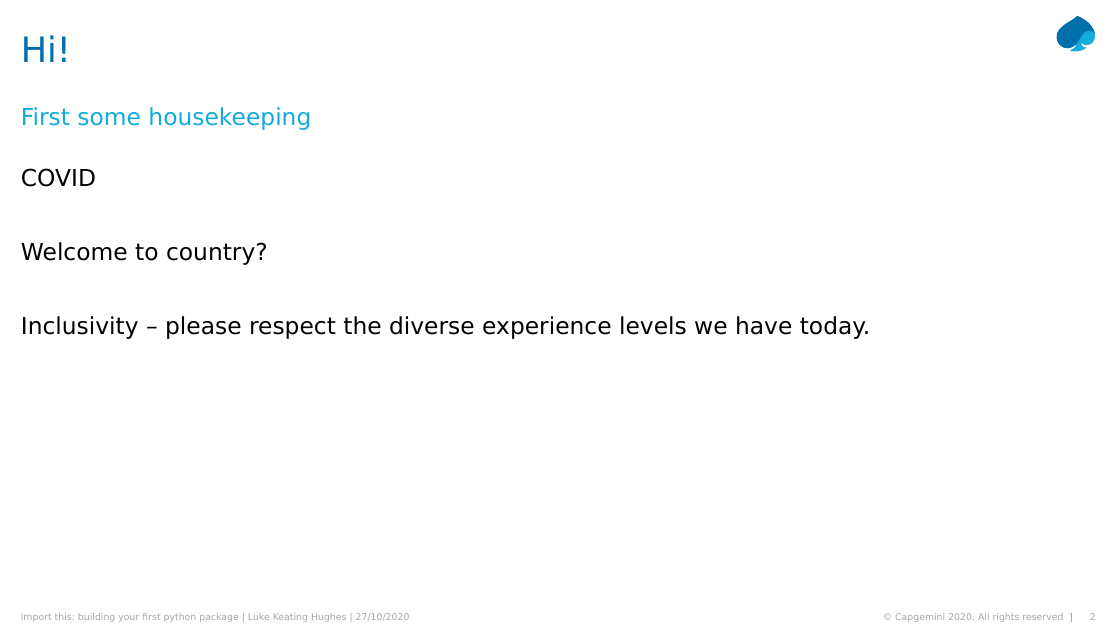
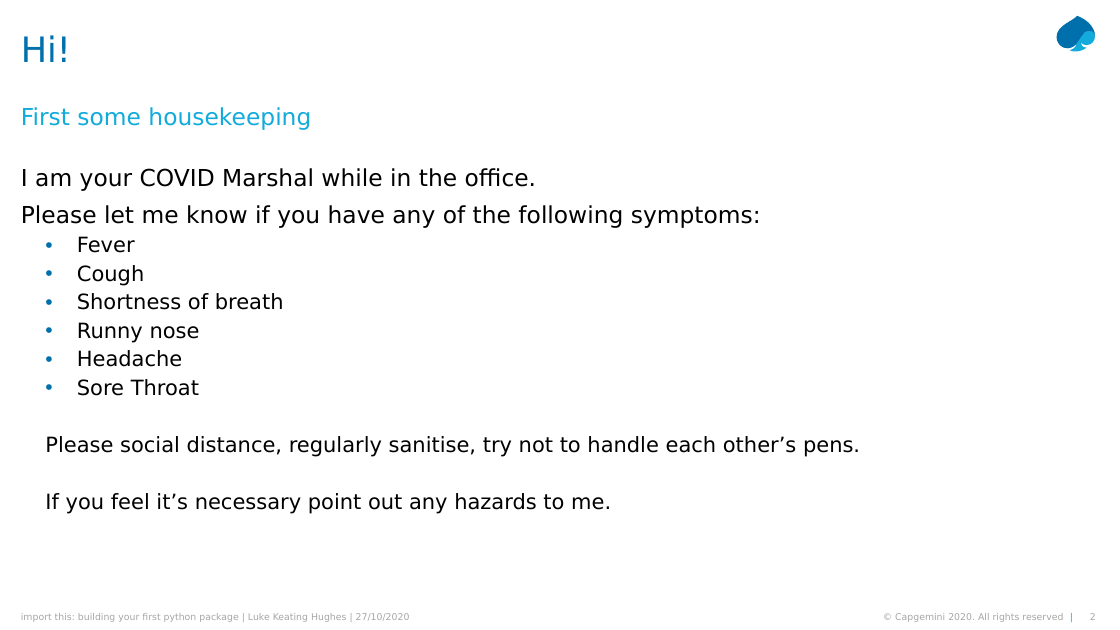
Before and after one commit to lukekh/Cards, a slide deck: slide 2 of Presentation/import_this.pptx. Drawn at 1120x630 pixels with LibreOffice and Linux fonts; fonts in the diff are those of the drawing. Boxes give left, top, right and bottom in pixels: in the first picture for what was removed or moved away, otherwise in the second. Text is boxed around its words. In the diff, an @@ line names an element or a change of style, - is before the commit and + after.

```diff
--- a/Presentation/import_this.pptx
+++ b/Presentation/import_this.pptx
@@ text at [21, 168, 860, 514]: text changed; size 20 to 18 pt @@
-COVID
-Welcome to country?
-Inclusivity – please respect the diverse experience levels we have today.
+I am your COVID Marshal while in the office.
+Please let me know if you have any of the following symptoms:
+  • Fever
+  • Cough
+  • Shortness of breath
+  • Runny nose
+  • Headache
+  • Sore Throat
+  Please social distance, regularly sanitise, try not to handle each other’s pens.
+  If you feel it’s necessary point out any hazards to me.
```
Also in this commit, not shown: 2 other slides changed, 5 slides added, 1 slide removed, 3 other files.
